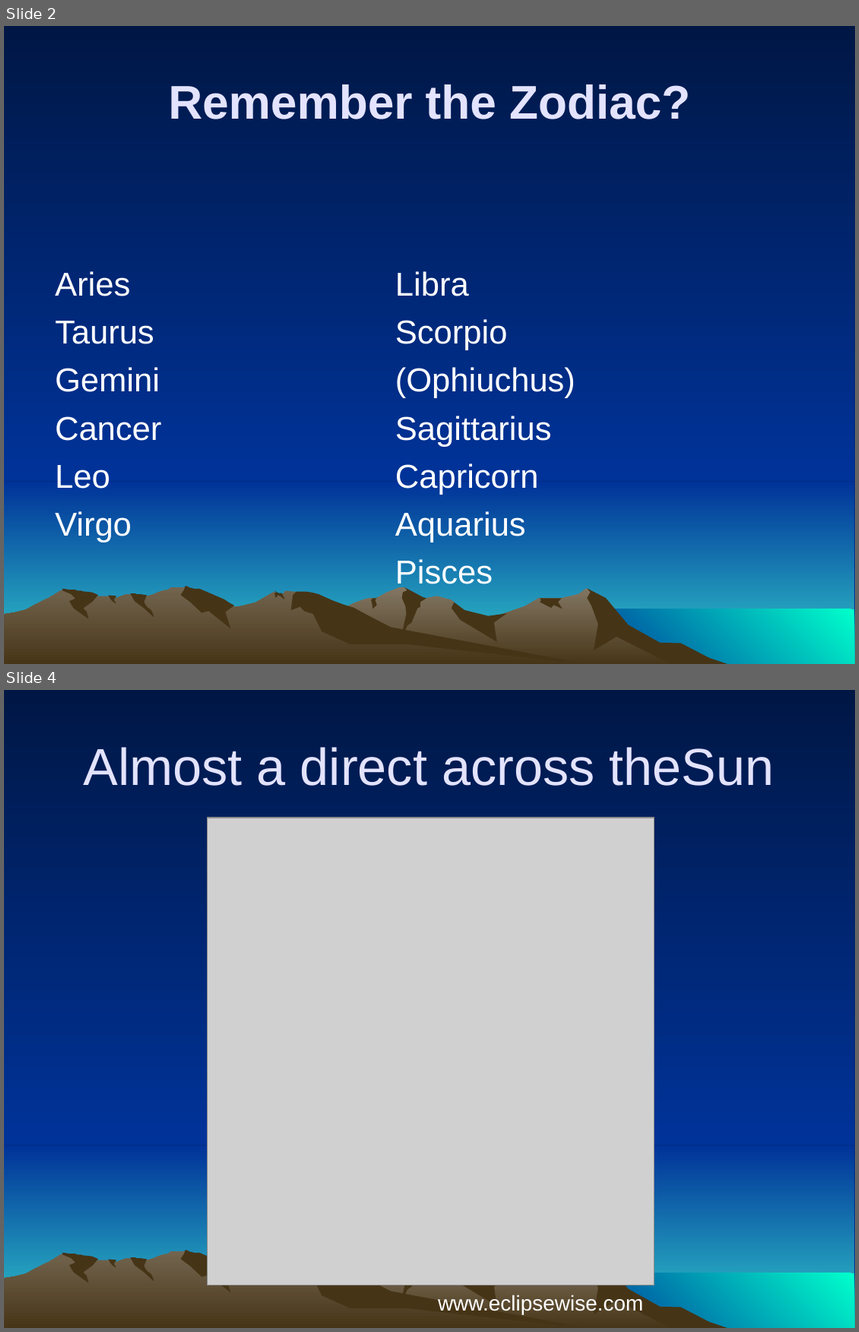
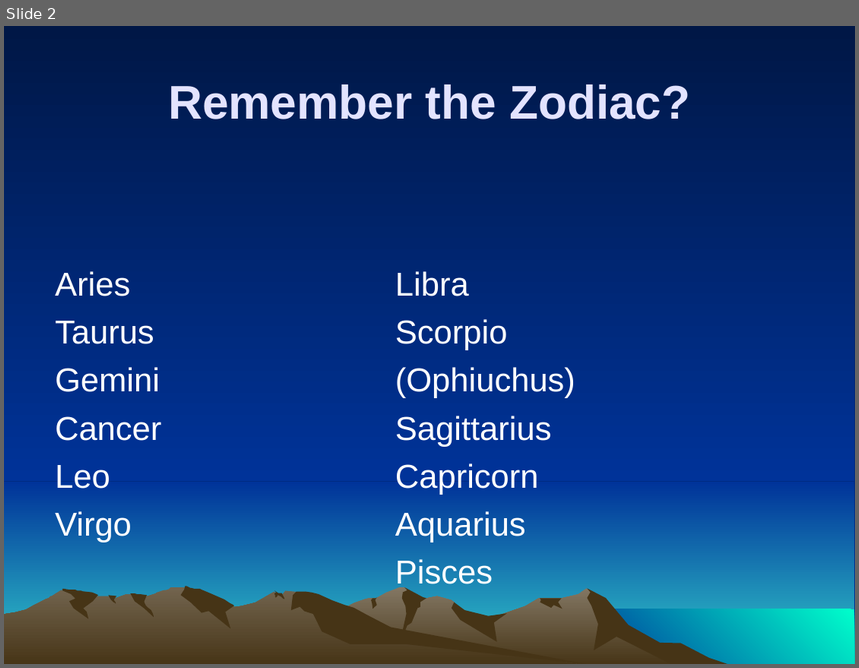
Before and after one commit to ForrestErickson/NovemberNightSky, a slide deck: NovemberSky_ZodiacNMore_SMAS_20231110_1500.ppt. Shown one above the other, each under a label of ours: slides 2 and 4 before the commit, slide 2 after it; the slides between them are not shown. The pictures are 859x1332 and 859x668 pixels, drawn with LibreOffice and Linux fonts; fonts in the diff are those of the drawing; grey boxes stand for pictures. Boxes give left, top, right and bottom in pixels: in the first picture for what was removed or moved away, otherwise in the second. Text is boxed around its words. In the diff, an @@ line names an element or a change of style, - is before the commit and + after.

```diff
--- a/NovemberSky_ZodiacNMore_SMAS_20231110_1500.ppt
+++ b/NovemberSky_ZodiacNMore_SMAS_20231110_1500.ppt
@@ slide 4 removed at (4,690,855,1328), background gradient #001746 to #003399; not listed: 13 template elements that a slide beside it also shows @@
@@ text removed at (84,747,775,786) @@
-Almost a direct across theSun
@@ picture removed at (208,818,655,1286) @@
@@ text removed at (438,1294,644,1315) @@
-www.eclipsewise.com
```
Also in this commit, not shown: 13 slides added, 11 other slides removed.
